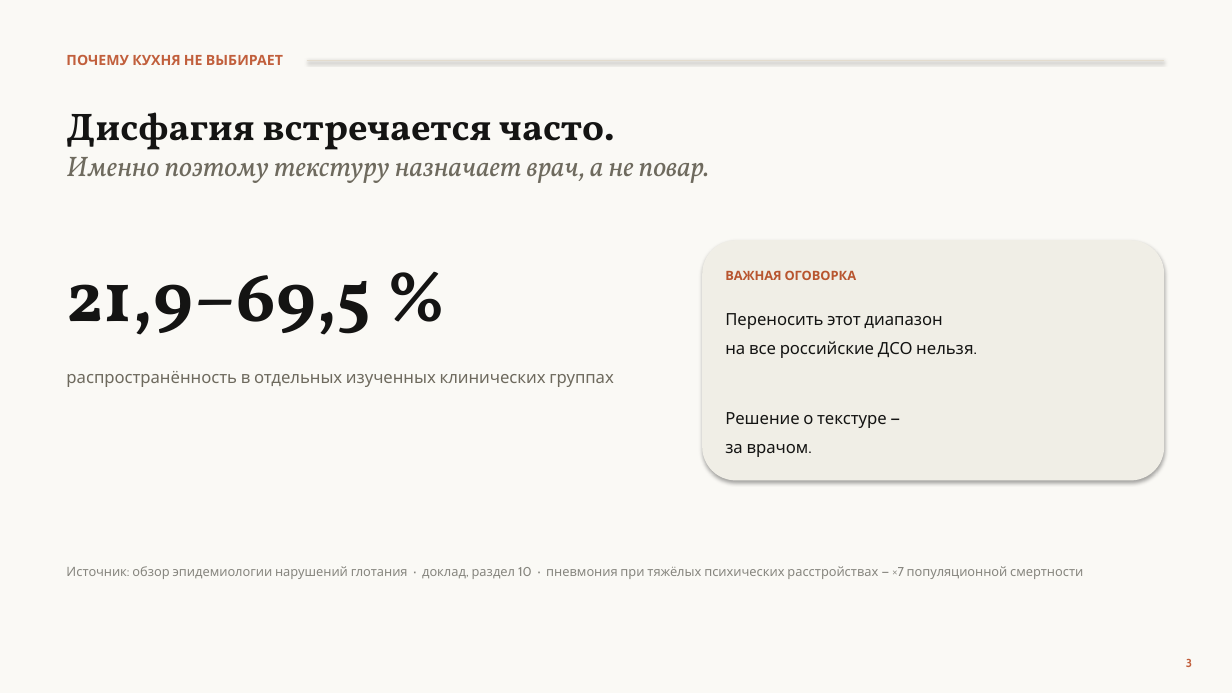
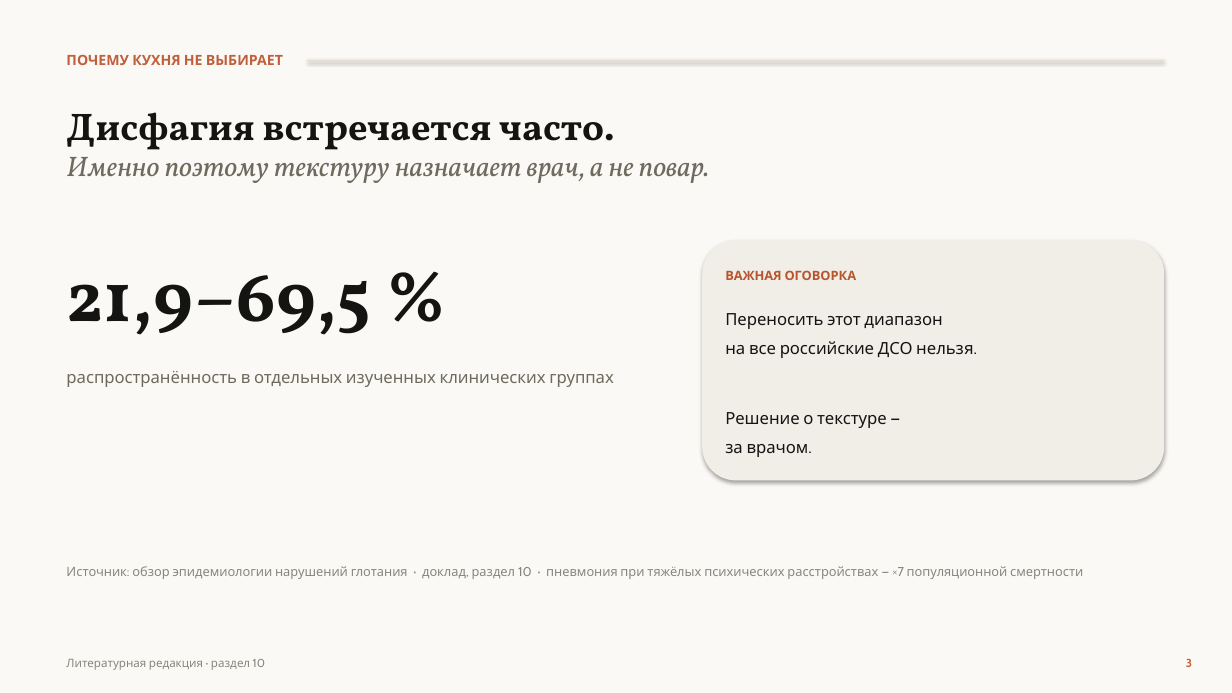
Before and after one commit to qlolp/seminar-variable-food-2026, a slide deck: slide 3 of 02_презентация/Презентация_v6_Не_просто_накормить.pptx. Drawn at 1232x693 pixels with LibreOffice and Linux fonts; fonts in the diff are those of the drawing. Boxes give left, top, right and bottom in pixels: in the first picture for what was removed or moved away, otherwise in the second. Text is boxed around its words. In the diff, an @@ line names an element or a change of style, - is before the commit and + after.

```diff
--- a/02_презентация/Презентация_v6_Не_просто_накормить.pptx
+++ b/02_презентация/Презентация_v6_Не_просто_накормить.pptx
@@ text added at bbox=[66, 659, 265, 670], 9 pt, text #87867F @@
+Литературная редакция · раздел 10
```
Also in this commit, not shown: 14 other slides changed, 2 slides added, 2 slides removed, 2 other files.
